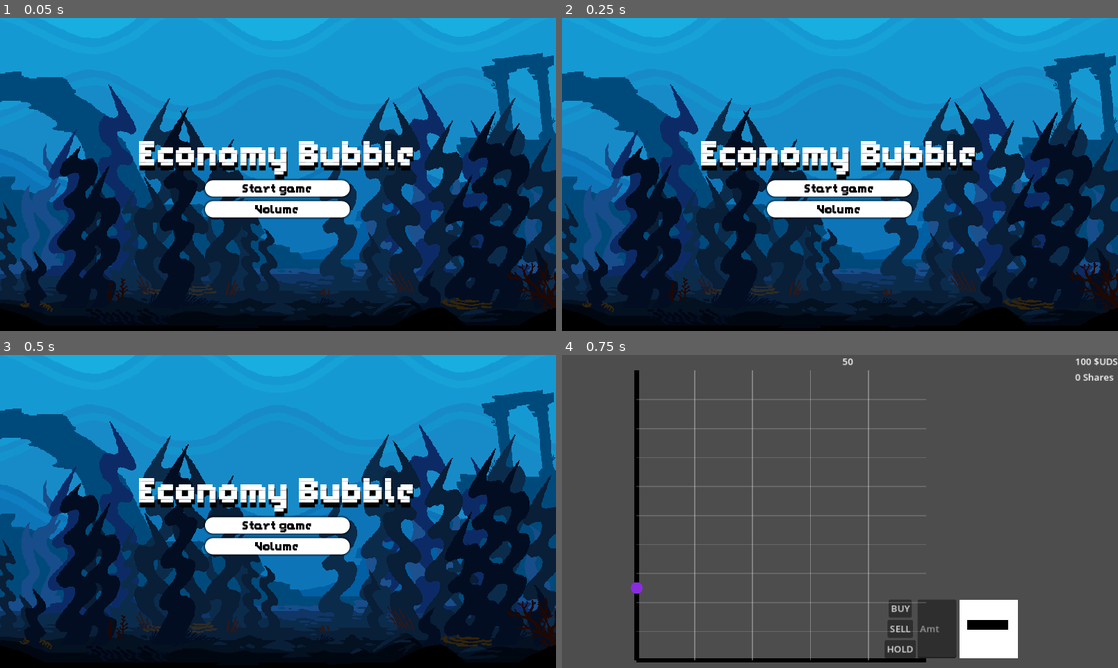
Above: before the commit, frames 1-4 (two rows, left to right).
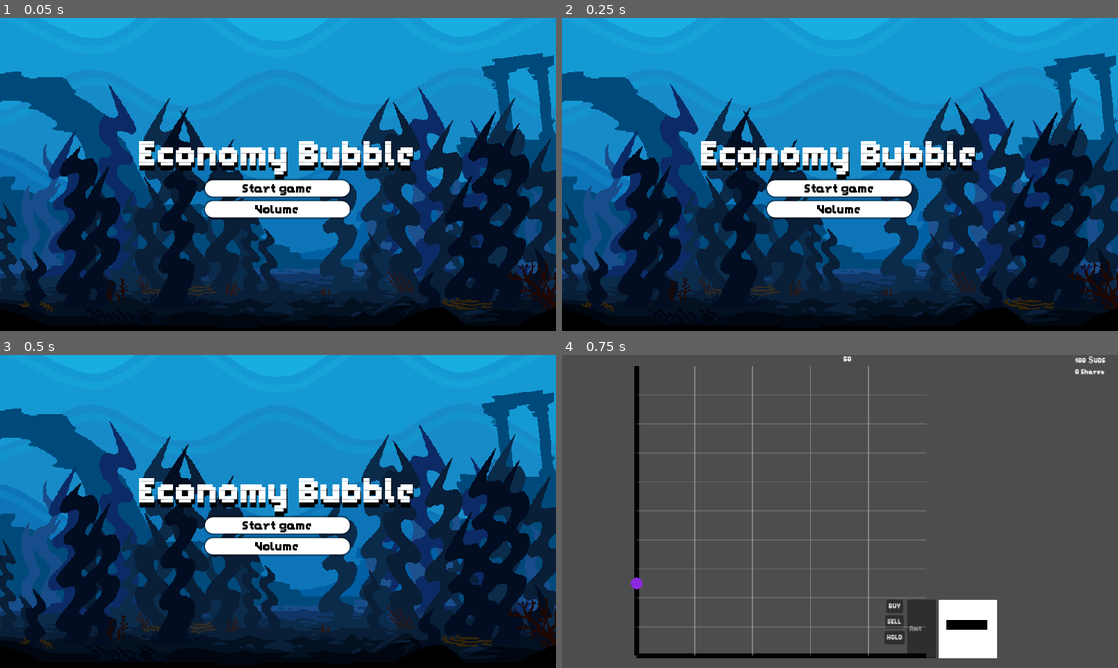
Above: after the commit, the same moments.

Repository: absentnot/GGJ-25
Game: Godot game, scene res://scenes/TitleScreen.tscn
The game is run twice, just before and just after one commit, with the same random seed, the same clock (stepped at 60 frames per second) and the same inputs.
Inputs:
- Up to frame 1 (0.05 s): no input
- Up to frame 2 (0.25 s): no input
- Up to frame 3 (0.5 s): no input
- Up to frame 4 (0.75 s): click "Start game" at 0.5 s

Frames 1-3 are identical in both runs. In frame 4, 7.4% of the frame differs, in the area x 12-100%, y 0-99%.

Commit message:
Changed fonts for a bunch of hud elements

Diff:
--- a/scenes/hud.tscn
+++ b/scenes/hud.tscn
@@ -1,9 +1,10 @@
-[gd_scene load_steps=6 format=3 uid="uid://cnhtjauuofwrl"]
+[gd_scene load_steps=7 format=3 uid="uid://cnhtjauuofwrl"]
 
 [ext_resource type="Script" path="res://scripts/hud.gd" id="1_joi6o"]
 [ext_resource type="Script" path="res://scripts/orderVisualizer.gd" id="2_hxlur"]
 [ext_resource type="Script" path="res://scripts/priceDisplay.gd" id="2_jefl5"]
 [ext_resource type="Texture2D" uid="uid://dqgeq3quoxin" path="res://assets/art/hold.png" id="2_lym6x"]
+[ext_resource type="FontFile" uid="uid://e1l1t5u611rk" path="res://assets/Hefty Me.ttf" id="2_x1c10"]
 [ext_resource type="PackedScene" uid="uid://f5lgc56hlwoh" path="res://scenes/agentPanel.tscn" id="5_6wdav"]
 
 [node name="Hud" type="CanvasLayer"]
@@ -31,6 +32,7 @@
 size_flags_horizontal = 4
 size_flags_vertical = 4
 focus_mode = 0
+theme_override_fonts/font = ExtResource("2_x1c10")
 text = "BUY
 "
 
@@ -39,17 +41,20 @@
 size_flags_horizontal = 4
 size_flags_vertical = 8
 focus_mode = 0
+theme_override_fonts/font = ExtResource("2_x1c10")
 text = "SELL"
 
 [node name="Hold" type="Button" parent="PlayerActionsHBox/PlayerActionsVBox"]
 layout_mode = 2
 focus_mode = 0
+theme_override_fonts/font = ExtResource("2_x1c10")
 text = "HOLD"
 
 [node name="QuantityInput" type="LineEdit" parent="PlayerActionsHBox"]
 custom_minimum_size = Vector2(50, 50)
 layout_mode = 2
 size_flags_horizontal = 4
+theme_override_fonts/font = ExtResource("2_x1c10")
 placeholder_text = "Amt"
 
 [node name="OrderVisualizer" type="TextureRect" parent="PlayerActionsHBox"]
@@ -68,10 +73,12 @@
 
 [node name="PlayerCashDisplay" type="Label" parent="PlayerStats"]
 layout_mode = 2
+theme_override_fonts/font = ExtResource("2_x1c10")
 text = "Cash: 100"
 
 [node name="PlayerSharesDisplay" type="Label" parent="PlayerStats"]
 layout_mode = 2
+theme_override_fonts/font = ExtResource("2_x1c10")
 text = "Shares: 0"
 
 [node name="MarketVbox" type="VBoxContainer" parent="."]
@@ -89,6 +96,7 @@
 z_index = 1
 layout_mode = 2
 size_flags_horizontal = 4
+theme_override_fonts/font = ExtResource("2_x1c10")
 text = "Market Value
 "
 
